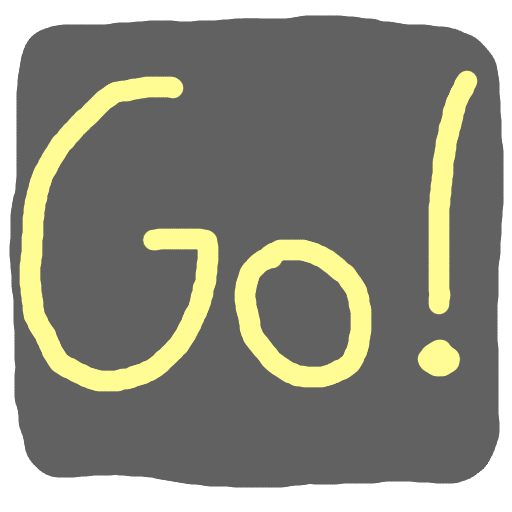
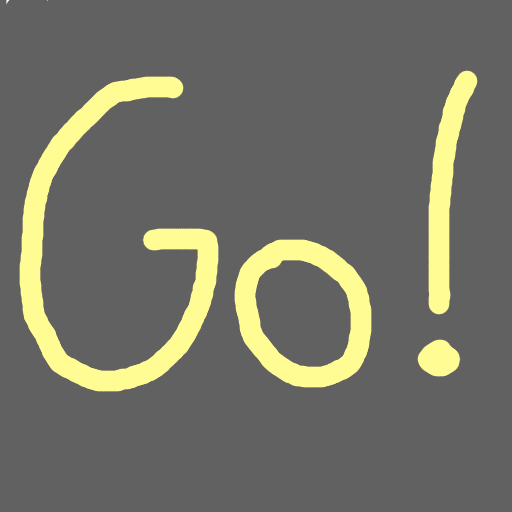
Two versions of the same layered image (512x512). Layer-by-layer changes:
painted on "Background" over (0, 0, 512, 512)
